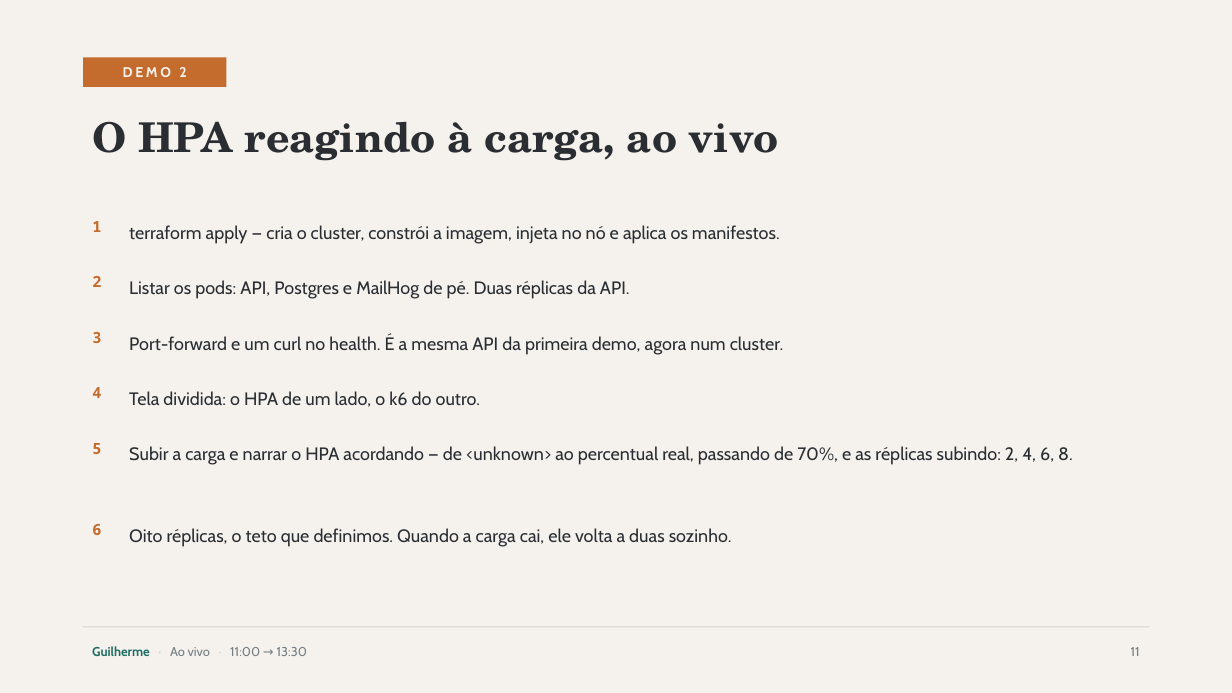
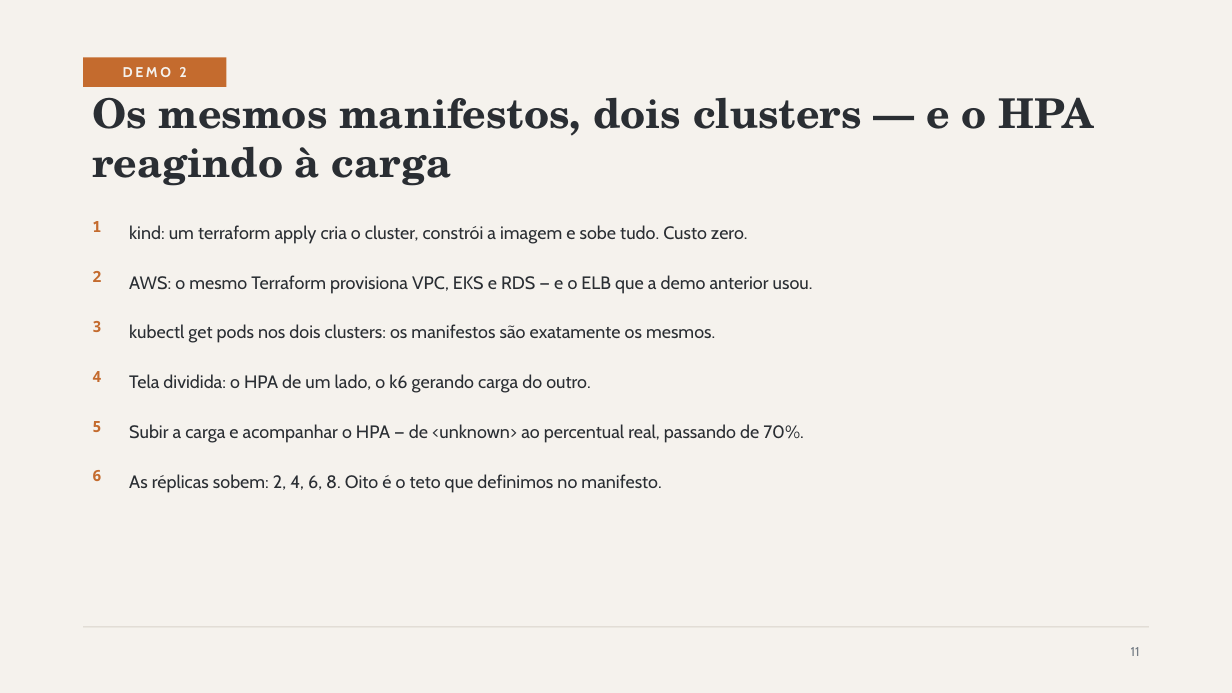
Before and after one commit to Guilherme-Fumagali/tech-challenge-1, a slide deck: slide 11 of docs/apresentacao/Tech-Challenge-Fase2.pptx. Drawn at 1232x693 pixels with LibreOffice and Linux fonts; fonts in the diff are those of the drawing. Boxes give left, top, right and bottom in pixels: in the first picture for what was removed or moved away, otherwise in the second. Text is boxed around its words. In the diff, an @@ line names an element or a change of style, - is before the commit and + after.

```diff
--- a/docs/apresentacao/Tech-Challenge-Fase2.pptx
+++ b/docs/apresentacao/Tech-Challenge-Fase2.pptx
@@ text at [92,86,1094,186]: text changed @@
-O HPA reagindo à carga, ao vivo
+Os mesmos manifestos, dois clusters — e o HPA reagindo à carga
@@ text at [129,225,748,244]: text changed @@
-terraform apply — cria o cluster, constrói a imagem, injeta no nó e aplica os manifestos.
+kind: um terraform apply cria o cluster, constrói a imagem e sobe tudo. Custo zero.
@@ text "2": place and size @@
-text "2" at [92,276,101,287]
+text "2" at [92,271,101,282]
@@ text at [129,275,813,294]: text changed @@
-Listar os pods: API, Postgres e MailHog de pé. Duas réplicas da API.
+AWS: o mesmo Terraform provisiona VPC, EKS e RDS — e o ELB que a demo anterior usou.
@@ text "3": place and size @@
-text "3" at [92,332,101,343]
+text "3" at [92,321,101,332]
@@ text at [129,324,715,343]: text changed @@
-Port-forward e um curl no health. É a mesma API da primeira demo, agora num cluster.
+kubectl get pods nos dois clusters: os manifestos são exatamente os mesmos.
@@ text "4": place and size @@
-text "4" at [92,387,101,398]
+text "4" at [92,371,101,382]
@@ text at [129,374,590,393]: text changed @@
-Tela dividida: o HPA de um lado, o k6 do outro.
+Tela dividida: o HPA de um lado, o k6 gerando carga do outro.
@@ text "5": place and size @@
-text "5" at [92,443,101,454]
+text "5" at [92,421,101,432]
@@ text at [129,424,804,443]: text changed @@
-Subir a carga e narrar o HPA acordando — de <unknown> ao percentual real, passando de 70%, e as réplicas subindo: 2, 4, 6, 8.
+Subir a carga e acompanhar o HPA — de <unknown> ao percentual real, passando de 70%.
@@ text "6": place and size @@
-text "6" at [92,524,101,535]
+text "6" at [92,470,101,481]
@@ text at [129,474,661,493]: text changed @@
-Oito réplicas, o teto que definimos. Quando a carga cai, ele volta a duas sozinho.
+As réplicas sobem: 2, 4, 6, 8. Oito é o teto que definimos no manifesto.
@@ text removed at [92,646,307,656] @@
-Guilherme · Ao vivo · 11:00 → 13:30
```
Also in this commit, not shown: 3 other slides changed, 6 slides added, 7 slides removed.
